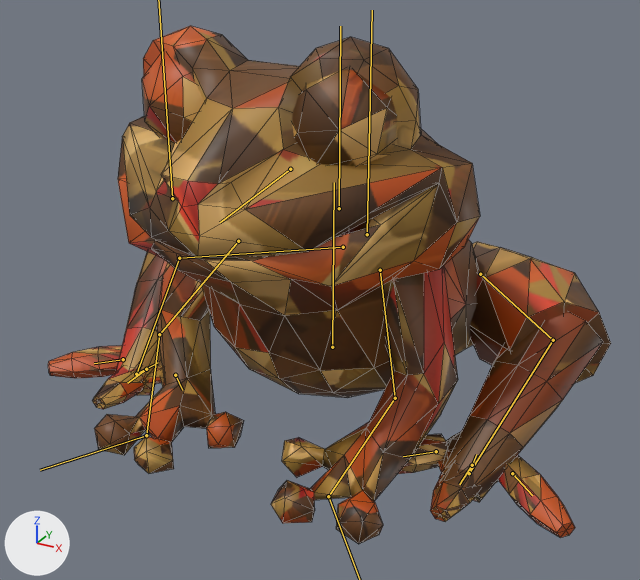
Two versions of the FBX model Assets/Resources/Models/Frog/Frog.fbx, one commit apart.
Both versions are drawn from a camera (50 mm lens) standing at (1.72, -3.25, 2.12) and looking at (0.02, -0.16, 0.57). The axes (+X, +Y, +Z) are drawn at lower left. The lights are the same throughout. The first picture is the older version. Both versions are drawn at frame 25 of the action 'FrogRig_Rebuilt_v1|Frog_Idle'; the numbers are the values there. The bones that change, and the others that lie on the model, are drawn over the model as lines. Mesh edges are drawn as thin lines.

Names of what the first picture shows: 'FrogHindPalm.L_v7', 'FrogHindPalm.R_v7', 'FrogHindShin.L_v3', 'FrogHindShin.R_v3', 'FrogHindThigh.R_v3', 'FrogHindToeInner.L_v7', 'FrogHindToeInner.R_v7', 'FrogHindToeMiddle.L_v7', 'FrogHindToeMiddle.R_v7', 'FrogHindToeOuter.L_v7', 'FrogHindToeOuter.R_v7', 'FrogMouthInterior_v1', 'Frog_Rebuilt_v1'.
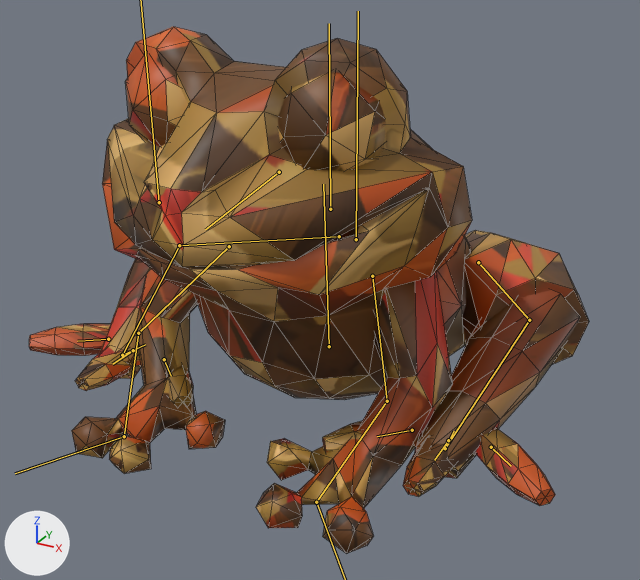
Boxes [x1, y1, x2, y2] around the edits, measured in the pictures (640 x 580 px):
'Frog_Rebuilt_v1', posed: before [94, 26, 480, 544]; after [72, 27, 472, 554]
'FrogHindShin.R_v3', posed: before [439, 313, 603, 502]; after [415, 290, 580, 478]
'FrogHindThigh.R_v3', posed (10% narrower): before [470, 242, 611, 383]; after [462, 230, 589, 365]
'FrogHindShin.L_v3', posed: before [116, 252, 168, 395]; after [100, 259, 150, 379]
'FrogHindToeOuter.R_v7', posed: before [498, 455, 575, 538]; after [475, 427, 555, 506]
'FrogHindToeOuter.L_v7', posed (9% wider): before [48, 345, 122, 378]; after [29, 324, 110, 356]
'FrogHindToeMiddle.R_v7', posed: before [430, 462, 480, 522]; after [403, 436, 455, 497]
'FrogHindToeMiddle.L_v7', posed (8% wider): before [92, 366, 144, 409]; after [75, 347, 131, 391]
'FrogHindToeInner.R_v7', posed: before [398, 434, 448, 474]; after [323, 421, 363, 452]
bone 'FrogBody', root to tip: before (332, 347) to (334, 182); after (329, 346) to (323, 184)
bone 'HindThigh.R', root to tip: before (480, 274) to (553, 340); after (478, 262) to (529, 320)
bone 'HindShin.R', root to tip: before (553, 340) to (469, 473); after (529, 320) to (445, 448)
bone 'HindFoot.R', root to tip: before (469, 473) to (476, 454); after (445, 448) to (454, 431)
bone 'HindThigh.L', root to tip: before (343, 247) to (179, 258); after (339, 236) to (179, 245)
bone 'HindShin.L', root to tip: before (179, 258) to (136, 374); after (179, 245) to (122, 355)
bone 'HindFoot.L', root to tip: before (136, 374) to (158, 362); after (122, 355) to (145, 344)
bone 'ForeUpper.R', root to tip: before (380, 270) to (395, 398); after (372, 276) to (387, 401)
bone 'ForeLower.R', root to tip: before (395, 398) to (328, 496); after (387, 401) to (316, 502)
bone 'ForeUpper.L', root to tip: before (238, 241) to (159, 334); after (229, 246) to (138, 333)
bone 'ForeLower.L', root to tip: before (159, 334) to (146, 435); after (138, 333) to (124, 436)
bone 'ForeHand.L', root to tip: before (146, 435) to (40, 470); after (124, 436) to (15, 473)
bone 'Head', root to tip: before (339, 208) to (340, 26); after (330, 209) to (329, 23)

The change, as a diff of the scene's bpy script:
```diff
--- a/Assets/Resources/Models/Frog/Frog.fbx.py
+++ b/Assets/Resources/Models/Frog/Frog.fbx.py
@@ bone_frogbody @@
 bone_frogbody = bpy.data.objects['FrogRig_Rebuilt_v1'].pose.bones['FrogBody']
-bone_frogbody.location = (0.0, 0.0, 0.0)
-bone_frogbody.rotation_quaternion = (1.0, 0.0, 0.0, 0.0)  # degrees (0, 0, 0)
+bone_frogbody.location = (0.0, 0.018, 0.035)
+bone_frogbody.rotation_quaternion = (0.999, 0.035, 0.0, 0.0)  # degrees (4, 0, 0)
@@ bone_hindthigh_r @@
 bone_hindthigh_r = bpy.data.objects['FrogRig_Rebuilt_v1'].pose.bones['HindThigh.R']  # child of 'FrogBody'
-bone_hindthigh_r.rotation_quaternion = (1.0, 0.0, 0.0, 0.0)  # degrees (0, 0, 0)
+bone_hindthigh_r.rotation_quaternion = (0.998, 0.061, 0.002, -0.035)  # degrees (7, 0, -4)
@@ bone_hindshin_r @@
 bone_hindshin_r = bpy.data.objects['FrogRig_Rebuilt_v1'].pose.bones['HindShin.R']  # child of 'HindThigh.R'
-bone_hindshin_r.rotation_quaternion = (1.0, 0.0, 0.0, 0.0)  # degrees (0, 0, 0)
+bone_hindshin_r.rotation_quaternion = (0.997, -0.078, 0.0, 0.0)  # degrees (-9, 0, 0)
@@ bone_hindfoot_r @@
 bone_hindfoot_r = bpy.data.objects['FrogRig_Rebuilt_v1'].pose.bones['HindFoot.R']  # child of 'HindShin.R'
-bone_hindfoot_r.rotation_quaternion = (1.0, 0.0, 0.0, 0.0)  # degrees (0, 0, 0)
+bone_hindfoot_r.rotation_quaternion = (0.999, 0.052, 0.0, 0.0)  # degrees (6, 0, 0)
@@ bone_hindthigh_l @@
 bone_hindthigh_l = bpy.data.objects['FrogRig_Rebuilt_v1'].pose.bones['HindThigh.L']  # child of 'FrogBody'
-bone_hindthigh_l.rotation_quaternion = (1.0, 0.0, 0.0, 0.0)  # degrees (0, 0, 0)
+bone_hindthigh_l.rotation_quaternion = (0.998, 0.061, -0.002, 0.035)  # degrees (7, 0, 4)
@@ bone_hindshin_l @@
 bone_hindshin_l = bpy.data.objects['FrogRig_Rebuilt_v1'].pose.bones['HindShin.L']  # child of 'HindThigh.L'
-bone_hindshin_l.rotation_quaternion = (1.0, 0.0, 0.0, 0.0)  # degrees (0, 0, 0)
+bone_hindshin_l.rotation_quaternion = (0.997, -0.078, 0.0, 0.0)  # degrees (-9, 0, 0)
@@ bone_hindfoot_l @@
 bone_hindfoot_l = bpy.data.objects['FrogRig_Rebuilt_v1'].pose.bones['HindFoot.L']  # child of 'HindShin.L'
-bone_hindfoot_l.rotation_quaternion = (1.0, 0.0, 0.0, 0.0)  # degrees (0, 0, 0)
+bone_hindfoot_l.rotation_quaternion = (0.999, 0.052, 0.0, 0.0)  # degrees (6, 0, 0)
@@ bone_foreupper_r @@
 bone_foreupper_r = bpy.data.objects['FrogRig_Rebuilt_v1'].pose.bones['ForeUpper.R']  # child of 'FrogBody'
-bone_foreupper_r.rotation_quaternion = (1.0, 0.0, 0.0, 0.0)  # degrees (0, 0, 0)
+bone_foreupper_r.rotation_quaternion = (0.995, -0.043, -0.004, -0.087)  # degrees (-5, -1, -10)
@@ bone_forelower_r @@
 bone_forelower_r = bpy.data.objects['FrogRig_Rebuilt_v1'].pose.bones['ForeLower.R']  # child of 'ForeUpper.R'
-bone_forelower_r.rotation_quaternion = (1.0, 0.0, 0.0, 0.0)  # degrees (0, 0, 0)
+bone_forelower_r.rotation_quaternion = (0.997, 0.044, -0.07, -0.003)  # degrees (5, -8, -1)
@@ bone_forehand_r @@
 bone_forehand_r = bpy.data.objects['FrogRig_Rebuilt_v1'].pose.bones['ForeHand.R']  # child of 'ForeLower.R'
-bone_forehand_r.rotation_quaternion = (1.0, 0.0, 0.0, 0.0)  # degrees (0, 0, 0)
+bone_forehand_r.rotation_quaternion = (0.999, 0.0, -0.052, 0.0)  # degrees (0, -6, 0)
@@ bone_foreupper_l @@
 bone_foreupper_l = bpy.data.objects['FrogRig_Rebuilt_v1'].pose.bones['ForeUpper.L']  # child of 'FrogBody'
-bone_foreupper_l.rotation_quaternion = (1.0, 0.0, 0.0, 0.0)  # degrees (0, 0, 0)
+bone_foreupper_l.rotation_quaternion = (0.995, -0.043, 0.004, 0.087)  # degrees (-5, 1, 10)
@@ bone_forelower_l @@
 bone_forelower_l = bpy.data.objects['FrogRig_Rebuilt_v1'].pose.bones['ForeLower.L']  # child of 'ForeUpper.L'
-bone_forelower_l.rotation_quaternion = (1.0, 0.0, 0.0, 0.0)  # degrees (0, 0, 0)
+bone_forelower_l.rotation_quaternion = (0.997, 0.044, 0.07, 0.003)  # degrees (5, 8, 1)
@@ bone_forehand_l @@
 bone_forehand_l = bpy.data.objects['FrogRig_Rebuilt_v1'].pose.bones['ForeHand.L']  # child of 'ForeLower.L'
-bone_forehand_l.rotation_quaternion = (1.0, 0.0, 0.0, 0.0)  # degrees (0, 0, 0)
+bone_forehand_l.rotation_quaternion = (0.999, 0.0, 0.052, 0.0)  # degrees (0, 6, 0)
@@ bone_head @@
 bone_head = bpy.data.objects['FrogRig_Rebuilt_v1'].pose.bones['Head']  # child of 'FrogBody'
-bone_head.rotation_quaternion = (1.0, 0.0, 0.0, 0.0)  # degrees (0, 0, 0)
+bone_head.rotation_quaternion = (1.0, -0.024, 0.0, 0.0)  # degrees (-3, 0, 0)
```
